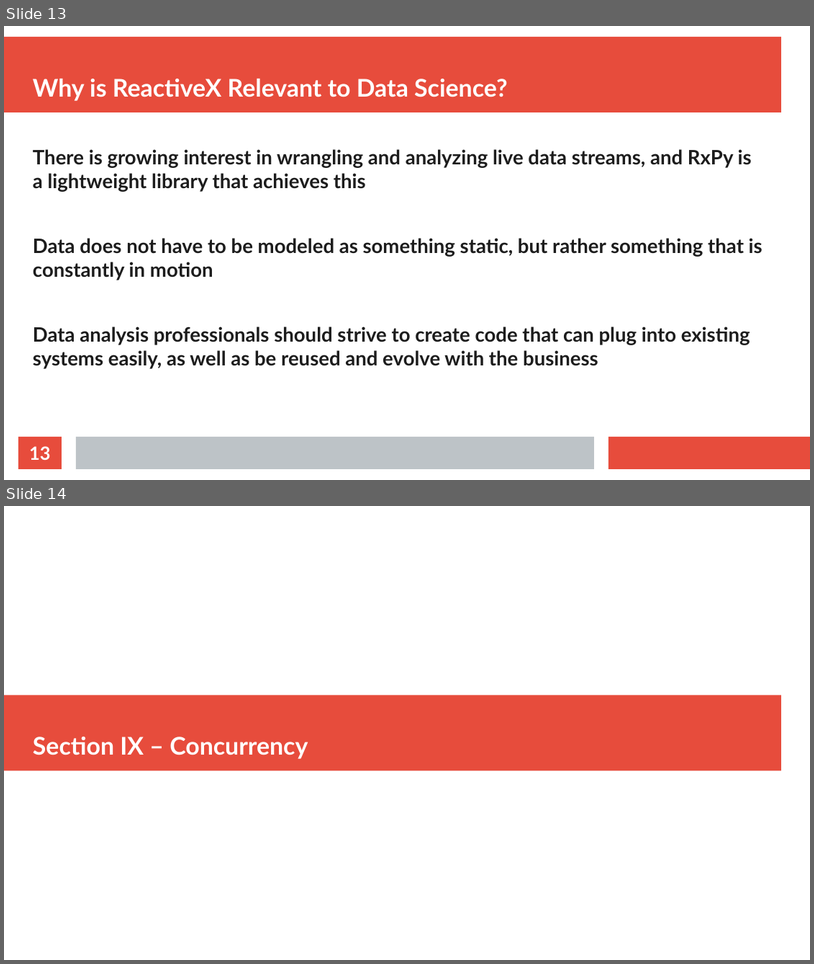
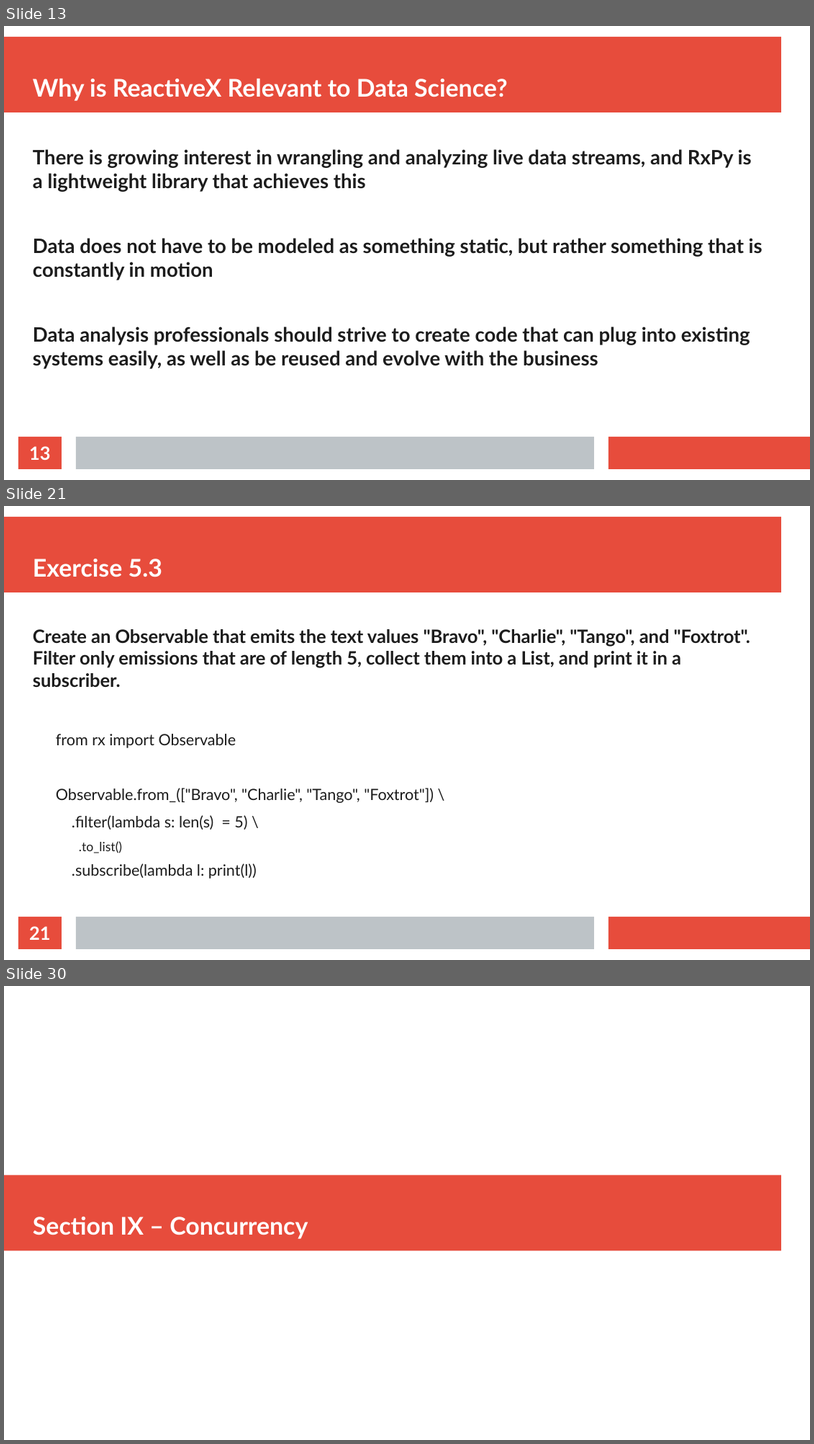
Before and after one commit to thomasnield/oreilly_reactive_python_for_data, a slide deck: resources/reactive_python_slides.odp. Shown one above the other, each under a label of ours: slides 13 and 14 before the commit, slides 13, 21 and 30 after it; the slides between them are not shown. The pictures are 814x964 and 814x1444 pixels, drawn with LibreOffice and Linux fonts; fonts in the diff are those of the drawing. Boxes give left, top, right and bottom in pixels: in the first picture for what was removed or moved away, otherwise in the second. Text is boxed around its words. In the diff, an @@ line names an element or a change of style, - is before the commit and + after.

```diff
--- a/resources/reactive_python_slides.odp
+++ b/resources/reactive_python_slides.odp
@@ slide 21 added at <box>4,506,810,960</box>, background #FFFFFF; not listed: 3 template elements that a slide beside it also shows @@
@@ title added at <box>33,559,162,577</box>, 24 pt, text #FFFFFF, bold @@
+Exercise 5.3
@@ text added at <box>33,629,751,878</box>, 18 pt, text #1C1C1C, bold @@
+Create an Observable that emits the text values "Bravo", "Charlie", "Tango", and "Foxtrot". Filter only emissions that are of length 5, collect them into a List, and print it in a subscriber.
+  from rx import Observable
+  Observable.from_(["Bravo", "Charlie", "Tango", "Foxtrot"]) \
+  .filter(lambda s: len(s) = 5) \
+    .to_list()
+  .subscribe(lambda l: print(l))
@@ page number added at <box>18,916,62,949</box>, fill #E74C3C, 18 pt, text #FFFFFF, bold @@
+21
@@ what was slide 14 is now slide 30 @@
```
Also in this commit, not shown: 2 slides changed, 15 other slides added.
